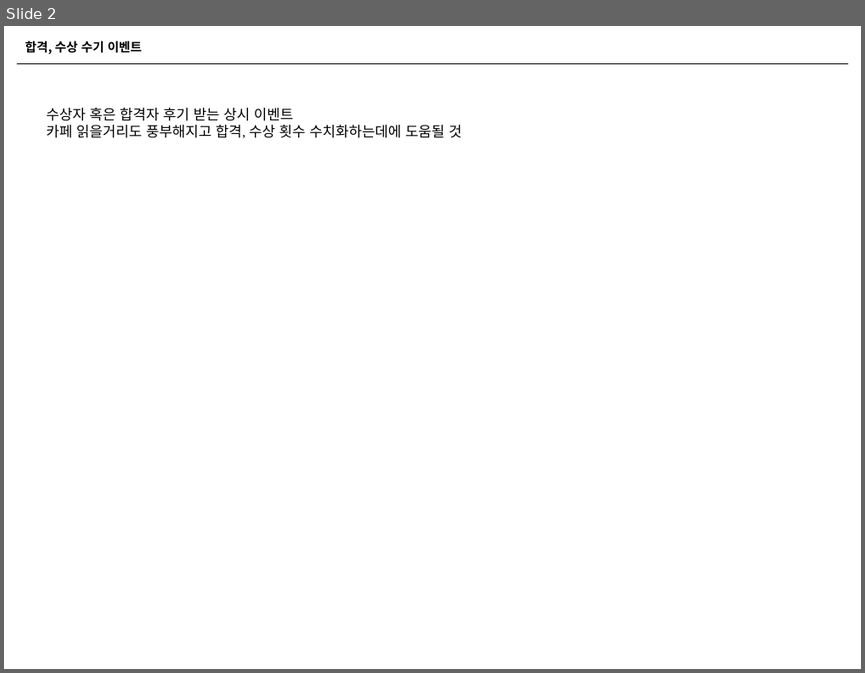
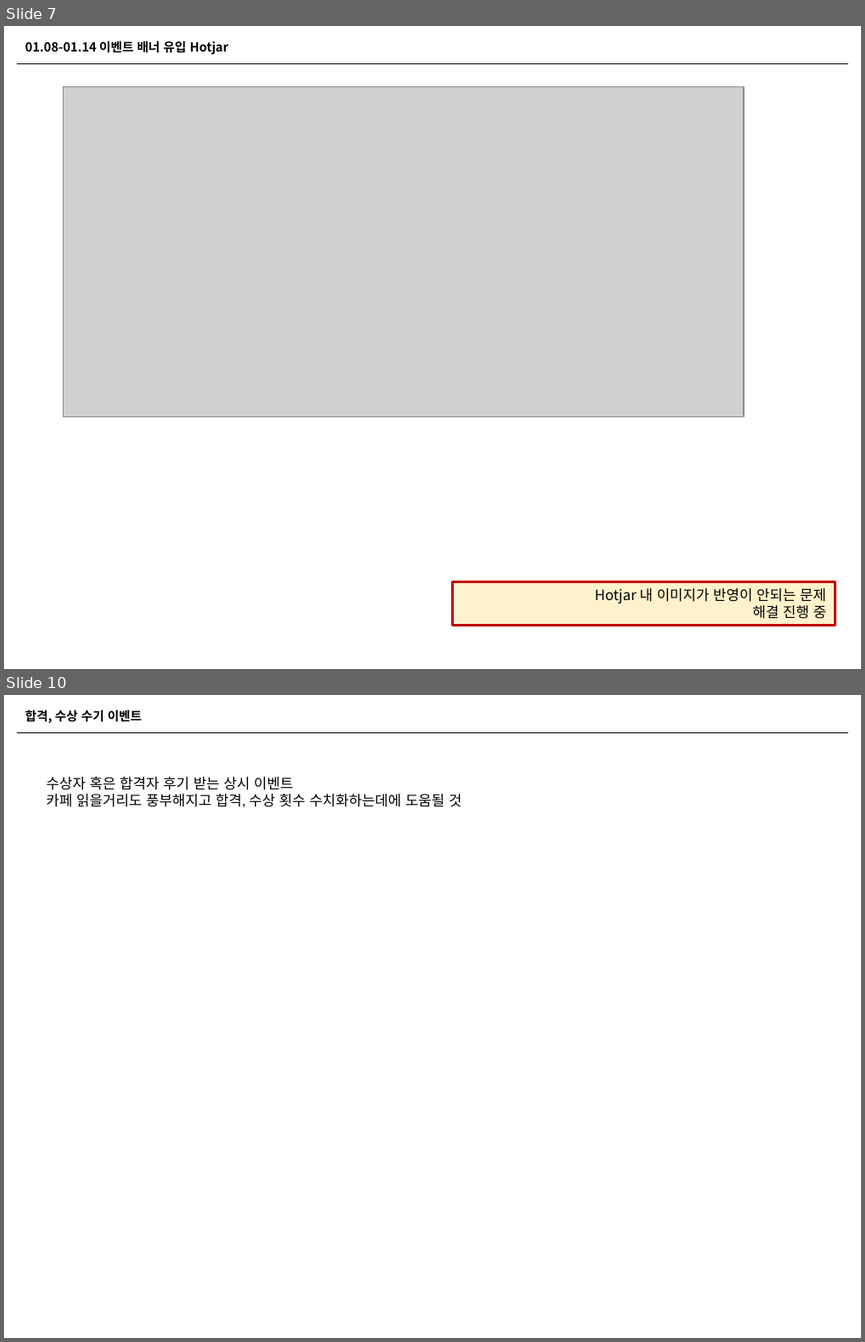
Before and after one commit to naxvinci/marketing, a slide deck: 업무보고0115.pptx. Shown one above the other, each under a label of ours: slide 2 before the commit, slides 7 and 10 after it; the slides between them are not shown. The pictures are 865x673 and 865x1342 pixels, drawn with LibreOffice and Linux fonts; fonts in the diff are those of the drawing; grey boxes stand for pictures. Boxes give left, top, right and bottom in pixels: in the first picture for what was removed or moved away, otherwise in the second. Text is boxed around its words. In the diff, an @@ line names an element or a change of style, - is before the commit and + after.

```diff
--- a/업무보고0115.pptx
+++ b/업무보고0115.pptx
@@ slide 7 added at box(4, 26, 861, 669), background #FFFFFF @@
@@ text added at box(25, 40, 228, 55), 10.5 pt, text #000000, bold @@
+01.08-01.14 이벤트 배너 유입 Hotjar
@@ line added from (17, 63) to (848, 63), #000000 0.5 pt @@
@@ picture added at box(64, 87, 744, 417) @@
@@ rectangle added at box(453, 582, 835, 625), fill #FFF2CC, outline #C00000 2 pt, 12 pt, text #000000 @@
+Hotjar 내 이미지가 반영이 안되는 문제
+해결 진행 중
@@ what was slide 2 is now slide 10 @@
```
Also in this commit, not shown: 2 slides changed, 7 other slides added, 2 slides removed.
